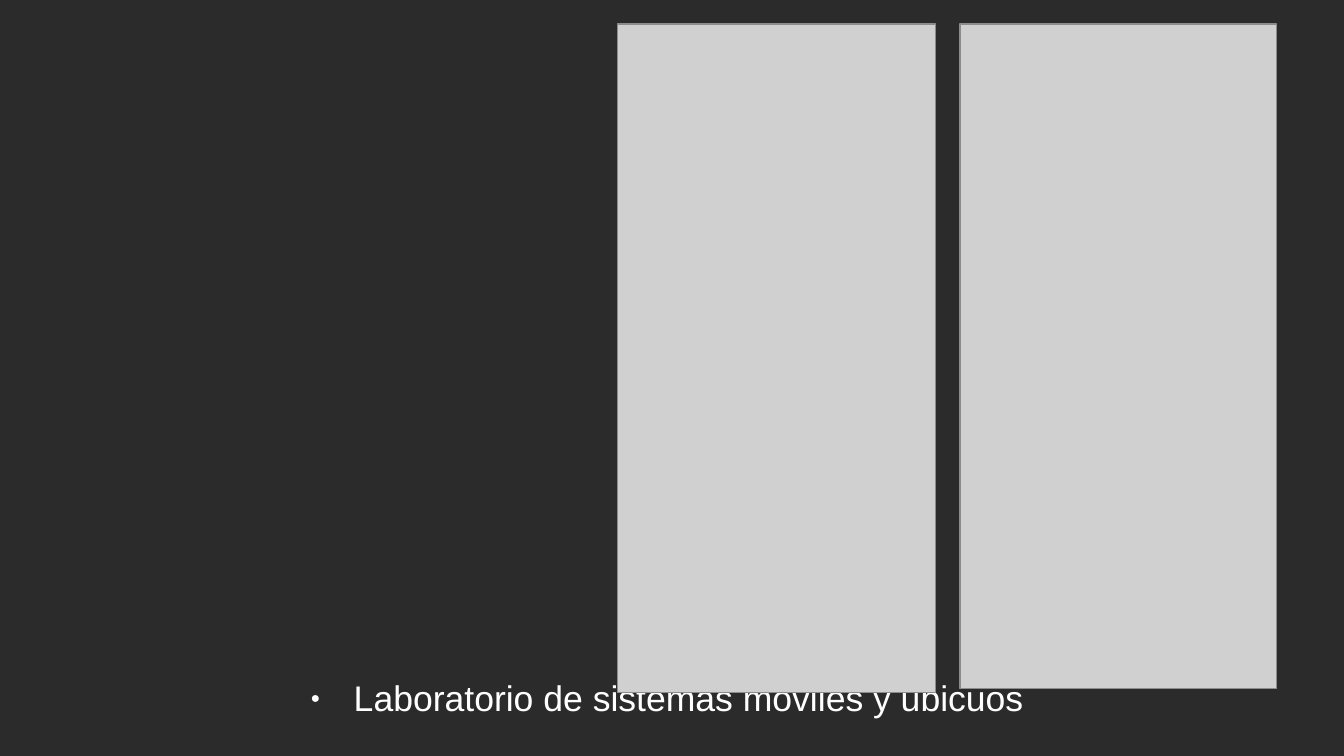
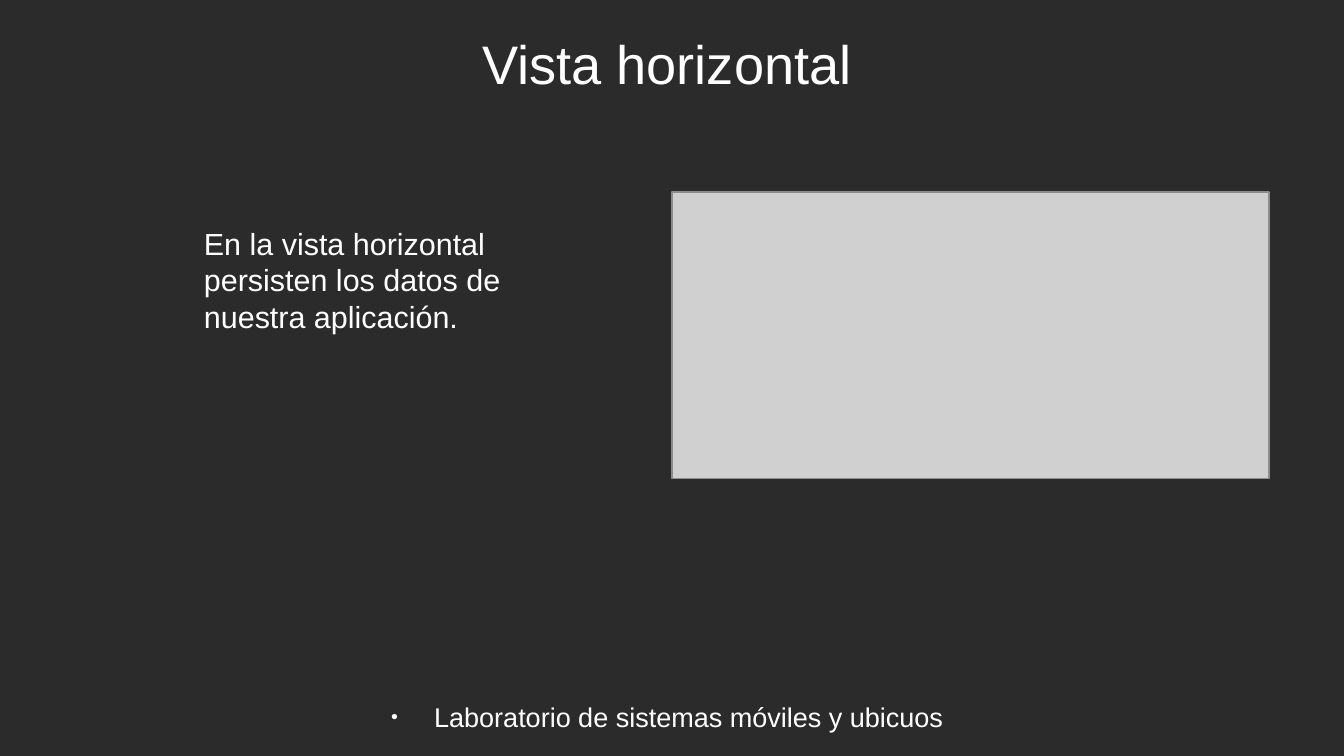
Before and after one commit to rubenmr13/PracticaFinal-LSMU, a slide deck: slide 18 of ProyectoFinal.odp (slide 5 before the commit). Drawn at 1344x756 pixels with LibreOffice and Linux fonts; fonts in the diff are those of the drawing; grey boxes stand for pictures; background and template pictures are left out; a plain dark background stands for a picture behind light text. Boxes give left, top, right and bottom in pixels: in the first picture for what was removed or moved away, otherwise in the second. Text is boxed around its words. In the diff, an @@ line names an element or a change of style, - is before the commit and + after.

```diff
--- a/ProyectoFinal.odp
+++ b/ProyectoFinal.odp
@@ picture removed at (618,24,937,694) @@
@@ title added at (482,44,852,85), 32 pt, text #FFFFFF @@
+Vista horizontal
@@ picture: place and size @@
-picture at (960,24,1277,689)
+picture at (672,191,1270,478)
@@ text added at (204,233,500,334), 18 pt, text #FFFFFF @@
+En la vista horizontal persisten los datos de nuestra aplicación.
@@ text "Laboratorio de sistemas móviles y ...": place and size @@
-text "Laboratorio de sistemas móviles y ..." at (354,684,1024,719)
+text "Laboratorio de sistemas móviles y ..." at (434,707,943,732)
@@ text "Laboratorio de sistemas móviles y ..." at (434,707,943,732): size 21 to 16 pt @@
```
Also in this commit, not shown: 10 other slides changed, 9 slides added, 1 slide removed.
